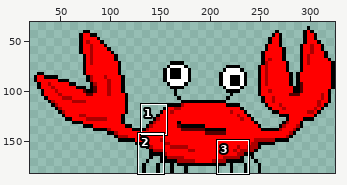
Sprite sheet: Assets/GRAFIKI/KRAB/ATAK/ATAK4.png. Above: a wide view before the commit, with the close-up outlined.
Close-up. Before the commit:
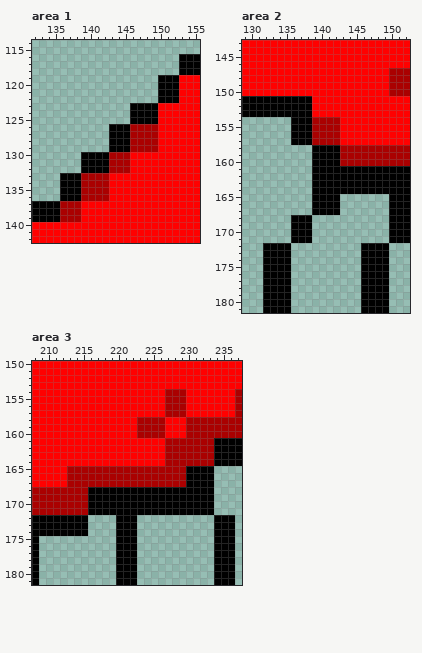
The file is 525x350 pixels. Shown: area 1: x 132..155, y 114..142; area 2: x 129..152, y 143..181; area 3: x 208..237, y 150..181. The old version is drawn lined up with the new one, on the new canvas. The wide view leaves out empty margins. The commit also changed other parts of the picture, which this record leaves out.
After the commit:
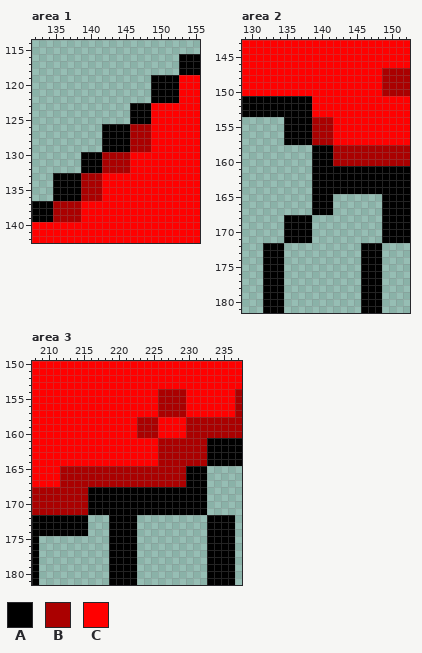
Palette (. is transparent): A #000000  B #aa0000  C #ff0000
Change:
canvas 525x350 -> 325x182, the old top-left corner now at -155,-28 (the part of the old canvas that was cut away was empty and is not shown)
--- area 1
@@ x 132..155 @@
 118 .....................AAA
-119 ..................AAACCC
-120 ..................AAACCC
-121 ..................AAACCC
-122 ..................AAACCC
-123 ..............AAAACCCCCC
-124 ..............AAAACCCCCC
-125 ..............AAAACCCCCC
-126 ...........AAABBBBCCCCCC
-127 ...........AAABBBBCCCCCC
-128 ...........AAABBBBCCCCCC
-129 ...........AAABBBBCCCCCC
-130 .......AAAABBBCCCCCCCCCC
-131 .......AAAABBBCCCCCCCCCC
-132 .......AAAABBBCCCCCCCCCC
-133 ....AAABBBBCCCCCCCCCCCCC
-134 ....AAABBBBCCCCCCCCCCCCC
-135 ....AAABBBBCCCCCCCCCCCCC
-136 ....AAABBBBCCCCCCCCCCCCC
-137 AAAABBBCCCCCCCCCCCCCCCCC
-138 AAAABBBCCCCCCCCCCCCCCCCC
-139 AAAABBBCCCCCCCCCCCCCCCCC
+119 .................AAAACCC
+120 .................AAAACCC
+121 .................AAAACCC
+122 .................AAAACCC
+123 ..............AAACCCCCCC
+124 ..............AAACCCCCCC
+125 ..............AAACCCCCCC
+126 ..........AAAABBBCCCCCCC
+127 ..........AAAABBBCCCCCCC
+128 ..........AAAABBBCCCCCCC
+129 ..........AAAABBBCCCCCCC
+130 .......AAABBBBCCCCCCCCCC
+131 .......AAABBBBCCCCCCCCCC
+132 .......AAABBBBCCCCCCCCCC
+133 ...AAAABBBCCCCCCCCCCCCCC
+134 ...AAAABBBCCCCCCCCCCCCCC
+135 ...AAAABBBCCCCCCCCCCCCCC
+136 ...AAAABBBCCCCCCCCCCCCCC
+137 AAABBBBCCCCCCCCCCCCCCCCC
+138 AAABBBBCCCCCCCCCCCCCCCCC
+139 AAABBBBCCCCCCCCCCCCCCCCC
 140 CCCCCCCCCCCCCCCCCCCCCCCC
--- area 2
@@ x 147..151 @@
 146 CCCCC
-147 CCCBB
-148 CCCBB
-149 CCCBB
-150 CCCBB
+147 CCBBB
+148 CCBBB
+149 CCBBB
+150 CCBBB
 151 CCCCC
@@ x 133..144 @@
 153 AAAAAACCCCCC
-154 ...AAABBBBCC
-155 ...AAABBBBCC
-156 ...AAABBBBCC
-157 ...AAABBBBCC
-158 ......AAAABB
-159 ......AAAABB
-160 ......AAAABB
+154 ..AAAABBBCCC
+155 ..AAAABBBCCC
+156 ..AAAABBBCCC
+157 ..AAAABBBCCC
+158 ......AAABBB
+159 ......AAABBB
+160 ......AAABBB
 161 ......AAAAAA
@@ x 129..152 @@
 164 ..........AAAAAAAAAAAAAA
-165 ..........AAAA.......AAA
-166 ..........AAAA.......AAA
-167 ..........AAAA.......AAA
-168 .......AAA...........AAA
-169 .......AAA...........AAA
-170 .......AAA...........AAA
-171 .......AAA...........AAA
-172 ...AAAA..........AAAA...
-173 ...AAAA..........AAAA...
-174 ...AAAA..........AAAA...
-175 ...AAAA..........AAAA...
-176 ...AAAA..........AAAA...
-177 ...AAAA..........AAAA...
-178 ...AAAA..........AAAA...
-179 ...AAAA..........AAAA...
-180 ...AAAA..........AAAA...
-181 ...AAAA..........AAAA...
+165 ..........AAA.......AAAA
+166 ..........AAA.......AAAA
+167 ..........AAA.......AAAA
+168 ......AAAA..........AAAA
+169 ......AAAA..........AAAA
+170 ......AAAA..........AAAA
+171 ......AAAA..........AAAA
+172 ...AAA...........AAA....
+173 ...AAA...........AAA....
+174 ...AAA...........AAA....
+175 ...AAA...........AAA....
+176 ...AAA...........AAA....
+177 ...AAA...........AAA....
+178 ...AAA...........AAA....
+179 ...AAA...........AAA....
+180 ...AAA...........AAA....
+181 ...AAA...........AAA....
--- area 3
@@ x 208..237 @@
 153 CCCCCCCCCCCCCCCCCCCCCCCCCCCCCC
-154 CCCCCCCCCCCCCCCCCCCBBBCCCCCCCB
-155 CCCCCCCCCCCCCCCCCCCBBBCCCCCCCB
-156 CCCCCCCCCCCCCCCCCCCBBBCCCCCCCB
-157 CCCCCCCCCCCCCCCCCCCBBBCCCCCCCB
-158 CCCCCCCCCCCCCCCBBBBCCCBBBBBBBB
-159 CCCCCCCCCCCCCCCBBBBCCCBBBBBBBB
-160 CCCCCCCCCCCCCCCBBBBCCCBBBBBBBB
-161 CCCCCCCCCCCCCCCCCCCBBBBBBBAAAA
-162 CCCCCCCCCCCCCCCCCCCBBBBBBBAAAA
-163 CCCCCCCCCCCCCCCCCCCBBBBBBBAAAA
-164 CCCCCCCCCCCCCCCCCCCBBBBBBBAAAA
-165 CCCCCBBBBBBBBBBBBBBBBBAAAA....
-166 CCCCCBBBBBBBBBBBBBBBBBAAAA....
-167 CCCCCBBBBBBBBBBBBBBBBBAAAA....
-168 BBBBBBBBAAAAAAAAAAAAAAAAAA....
-169 BBBBBBBBAAAAAAAAAAAAAAAAAA....
-170 BBBBBBBBAAAAAAAAAAAAAAAAAA....
-171 BBBBBBBBAAAAAAAAAAAAAAAAAA....
-172 AAAAAAAA....AAA...........AAA.
-173 AAAAAAAA....AAA...........AAA.
-174 AAAAAAAA....AAA...........AAA.
-175 A...........AAA...........AAA.
-176 A...........AAA...........AAA.
-177 A...........AAA...........AAA.
-178 A...........AAA...........AAA.
-179 A...........AAA...........AAA.
-180 A...........AAA...........AAA.
-181 A...........AAA...........AAA.
+154 CCCCCCCCCCCCCCCCCCBBBBCCCCCCCB
+155 CCCCCCCCCCCCCCCCCCBBBBCCCCCCCB
+156 CCCCCCCCCCCCCCCCCCBBBBCCCCCCCB
+157 CCCCCCCCCCCCCCCCCCBBBBCCCCCCCB
+158 CCCCCCCCCCCCCCCBBBCCCCBBBBBBBB
+159 CCCCCCCCCCCCCCCBBBCCCCBBBBBBBB
+160 CCCCCCCCCCCCCCCBBBCCCCBBBBBBBB
+161 CCCCCCCCCCCCCCCCCCBBBBBBBAAAAA
+162 CCCCCCCCCCCCCCCCCCBBBBBBBAAAAA
+163 CCCCCCCCCCCCCCCCCCBBBBBBBAAAAA
+164 CCCCCCCCCCCCCCCCCCBBBBBBBAAAAA
+165 CCCCBBBBBBBBBBBBBBBBBBAAA.....
+166 CCCCBBBBBBBBBBBBBBBBBBAAA.....
+167 CCCCBBBBBBBBBBBBBBBBBBAAA.....
+168 BBBBBBBBAAAAAAAAAAAAAAAAA.....
+169 BBBBBBBBAAAAAAAAAAAAAAAAA.....
+170 BBBBBBBBAAAAAAAAAAAAAAAAA.....
+171 BBBBBBBBAAAAAAAAAAAAAAAAA.....
+172 AAAAAAAA...AAAA..........AAAA.
+173 AAAAAAAA...AAAA..........AAAA.
+174 AAAAAAAA...AAAA..........AAAA.
+175 A..........AAAA..........AAAA.
+176 A..........AAAA..........AAAA.
+177 A..........AAAA..........AAAA.
+178 A..........AAAA..........AAAA.
+179 A..........AAAA..........AAAA.
+180 A..........AAAA..........AAAA.
+181 A..........AAAA..........AAAA.
